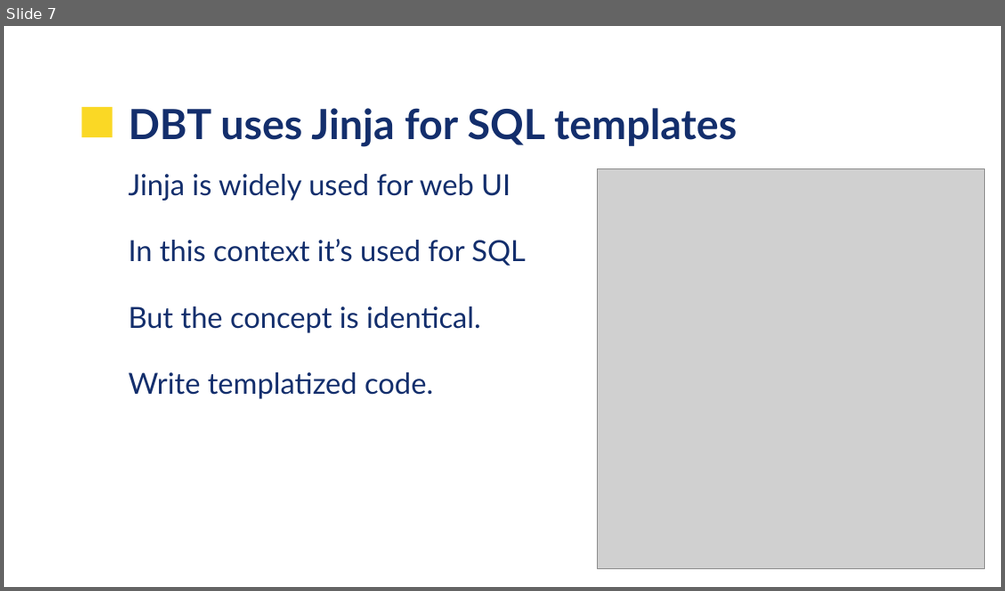
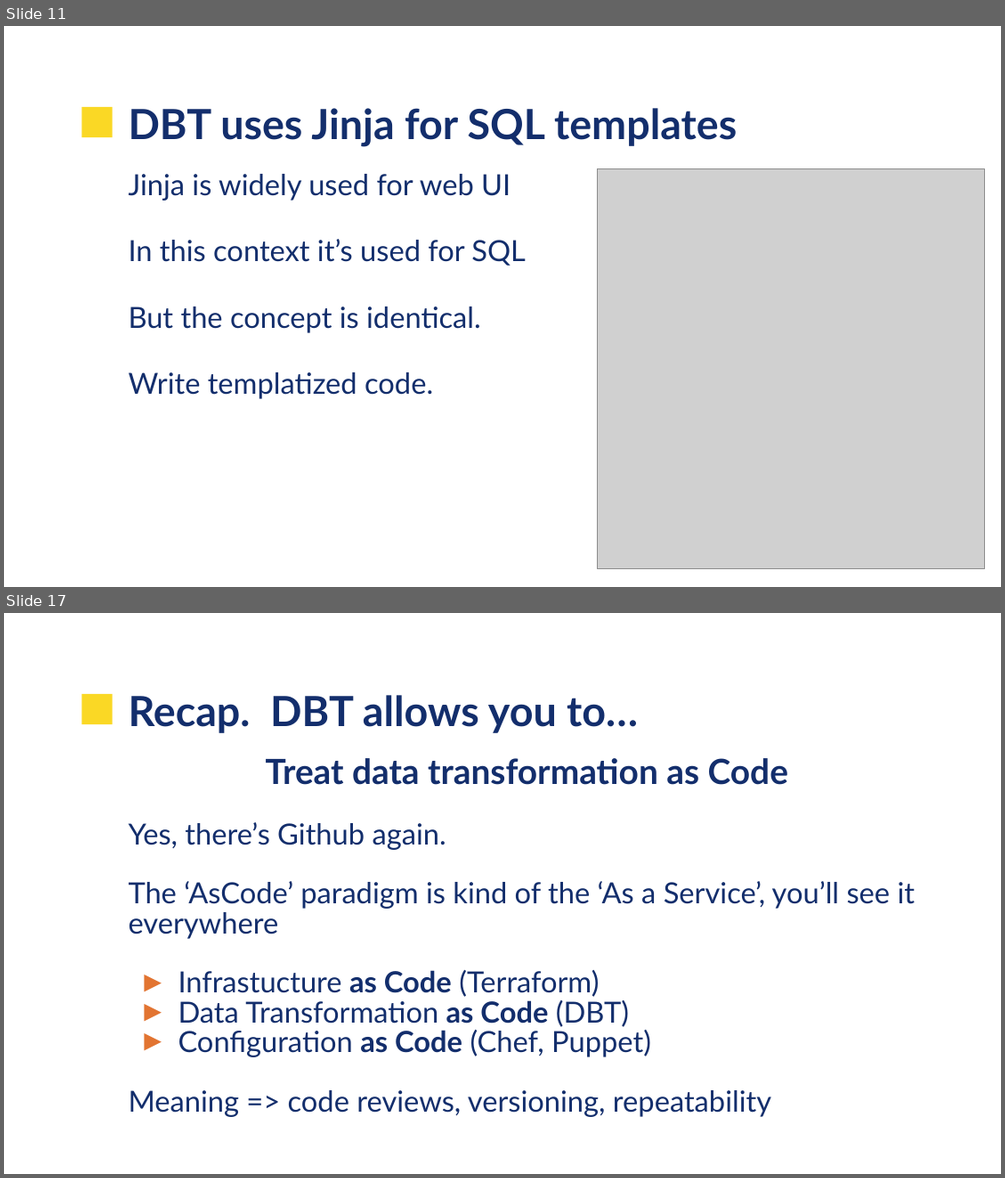
Before and after one commit to UVADS/data_engineering, a slide deck: 11_data_build_tool/UVA-DBT.pptx. Shown one above the other, each under a label of ours: slide 7 before the commit, slides 11 and 17 after it; the slides between them are not shown. The pictures are 1005x591 and 1005x1178 pixels, drawn with LibreOffice and Linux fonts; fonts in the diff are those of the drawing; grey boxes stand for pictures; background and template pictures are left out. Boxes give left, top, right and bottom in pixels: in the first picture for what was removed or moved away, otherwise in the second. Text is boxed around its words. In the diff, an @@ line names an element or a change of style, - is before the commit and + after.

```diff
--- a/11_data_build_tool/UVA-DBT.pptx
+++ b/11_data_build_tool/UVA-DBT.pptx
@@ slide 17 added at bbox=[4, 613, 1001, 1174], background picture (left out); not listed: 1 template element that a slide beside it also shows @@
@@ title added at bbox=[129, 695, 638, 733], 30 pt, text #132E6C, bold @@
+Recap. DBT allows you to…
@@ text added at bbox=[129, 758, 915, 1117], 21 pt, text #132E6C @@
+Treat data transformation as Code
+Yes, there’s Github again.
+The ‘AsCode’ paradigm is kind of the ‘As a Service’, you’ll see it everywhere
+► Infrastucture as Code (Terraform)
+► Data Transformation as Code (DBT)
+► Configuration as Code (Chef, Puppet)
+Meaning => code reviews, versioning, repeatability
@@ what was slide 7 is now slide 11 @@
```
Also in this commit, not shown: 5 slides changed, 8 other slides added, 5 slides removed.
